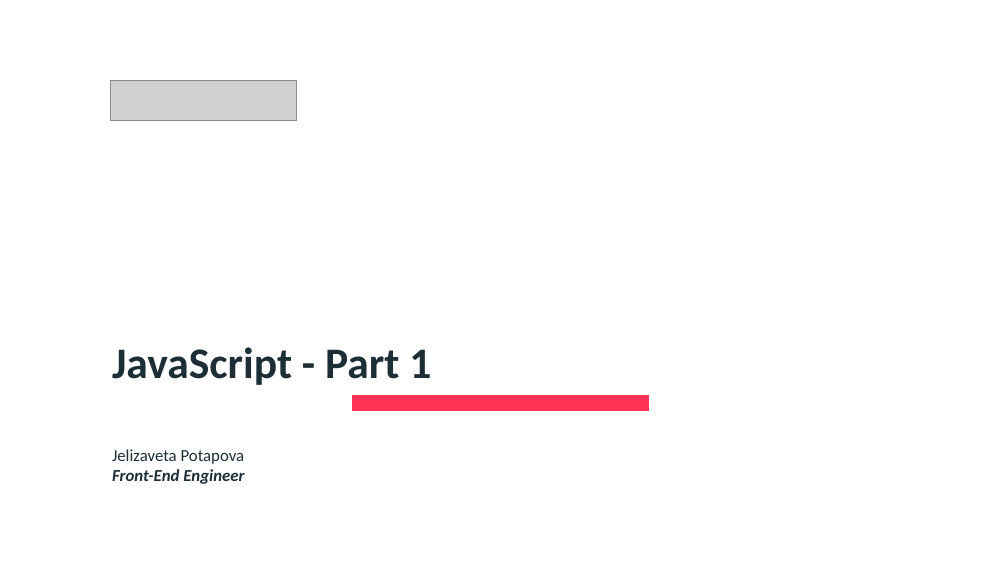
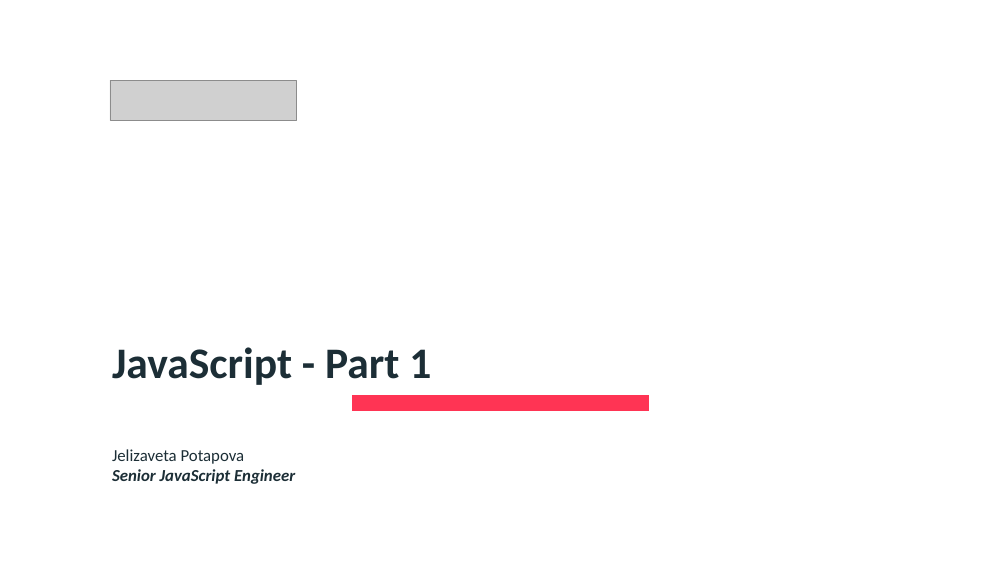
Before and after one commit to jpotapova/js-lecture-1, a slide deck: slide 1 of JS1-Jelizaveta-Potapova.pptx. Drawn at 1008x567 pixels with LibreOffice and Linux fonts; fonts in the diff are those of the drawing; grey boxes stand for pictures. Boxes give left, top, right and bottom in pixels: in the first picture for what was removed or moved away, otherwise in the second. Text is boxed around its words. In the diff, an @@ line names an element or a change of style, - is before the commit and + after.

```diff
--- a/JS1-Jelizaveta-Potapova.pptx
+++ b/JS1-Jelizaveta-Potapova.pptx
@@ text at (112,469,295,484): text changed @@
-Front-End Engineer
+Senior JavaScript Engineer
```
Also in this commit, not shown: 27 other slides changed, 7 slides added, 3 other files.
